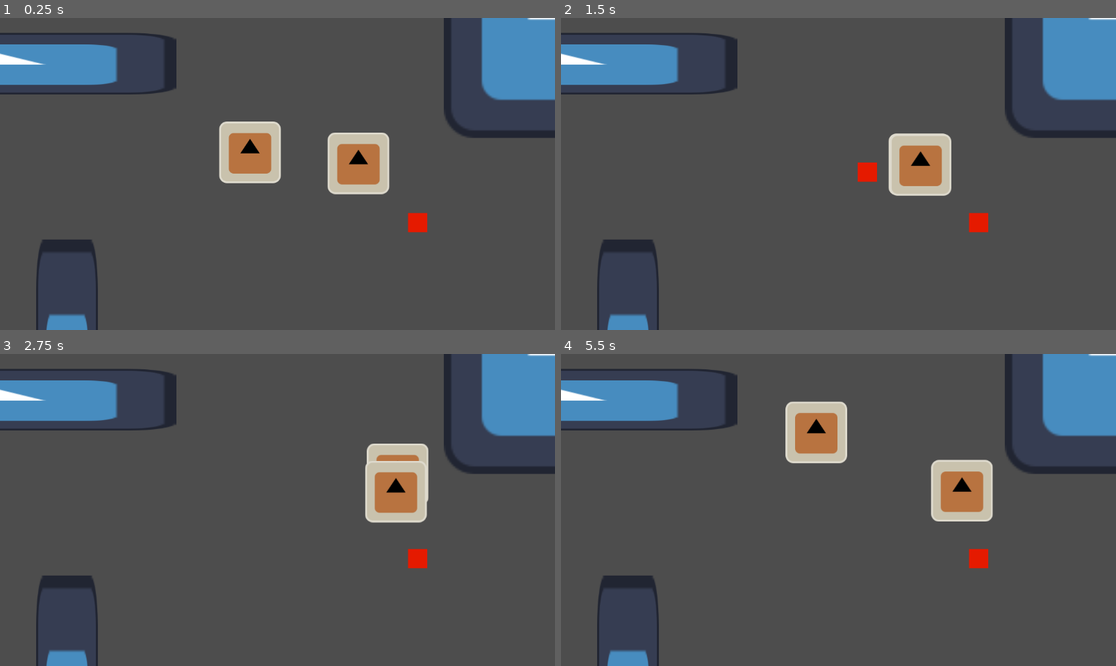
Above: before the commit, frames 1-4 (two rows, left to right).
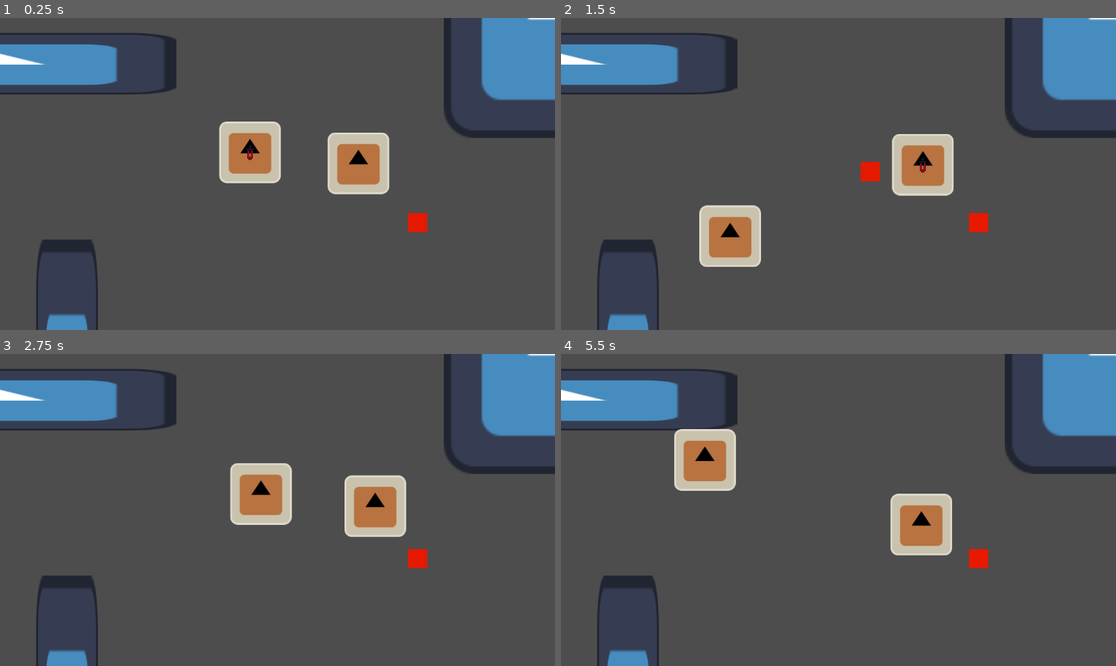
Above: after the commit, the same moments.

Repository: haihala/Weapon-s-choice
Game: Godot game, scene res://levels/playground.tscn
Two runs of this game, one before a commit and one after it. Both use one fixed random seed, a clock stepped at 60 frames per second and the inputs below. The engine's default icon, where the game draws it, is replaced by a stand-in: a white triangle on a blue panel in a dark square.
Inputs (mouse positions are in pixels of both pictures, inside the frame that each line leads up to):
- Up to frame 1 (0.25 s): no input
- Up to frame 2 (1.5 s): move the mouse to (960, 158) at 0.52 s; hold D (move_right) 0.53-1.28 s; tap Space (possess, bound only after the commit) at 0.6 s; move the mouse to (727, 189) at 1.27 s; hold S (move_down) from 1.28 s (still down); click (727, 189) at 1.35 s
- Up to frame 3 (2.75 s): tap Space (possess, bound only after the commit) at 1.55, 2.1 s; move the mouse to (333, 441) at 2.02 s; release S (move_down) at 2.03 s; hold D (move_right) from 2.03 s (still down)
- Up to frame 4 (5.5 s): move the mouse to (810, 572) at 2.77 s; release D (move_right) at 2.78 s; hold W (move_up) 2.78-3.53 s; tap Space (possess, bound only after the commit) at 2.85, 3.8, 4.35, 5.1 s; move the mouse to (1005, 556) at 3.52 s; hold A (move_left) 3.53-5.03 s; click (1005, 556) at 3.6 s; move the mouse to (672, 463) at 4.27 s; move the mouse to (866, 510) at 5.02 s; hold S (move_down) from 5.03 s (still down)

The runs differ from the first frame. In frame 1, less than 0.1% of the frame differs, in the area x 44-46%, y 40-46%; in frame 2, 2.8%; in frame 3, 5.8%; in frame 4, 8.4%, in the area x 20-78%, y 15-65%.

Commit message:
Possession

Diff:
--- a/godot-project/creatures/creature.gd
+++ b/godot-project/creatures/creature.gd
@@ -61,6 +61,15 @@
 	if can_act():
 		activate_state(strike_state)
 
+func sword_toss() -> void:
+	unpossess()
+
+	var sword = load("res://player/projectile_sword/projectile_sword.tscn").instantiate()
+	sword.rotation = facing_direction.angle()
+	sword.position = position + facing_direction * 50
+	sword.previous_host = self
+	get_parent().add_child(sword)
+
 func take_damage(amount: int, impact_point: Vector2) -> void:
 	health -= amount
 	hit_knockback = (position - impact_point).normalized() * 500 * amount
@@ -74,9 +83,11 @@
 func possess() -> void:
 	controller = PlayerController
 	controller.bind(self)
+	player_controlled = true
 
 func unpossess() -> void:
 	controller = ai
+	player_controlled = false
 
 func activate_state(incoming: State) -> void:
 	if active_state:
--- a/godot-project/creatures/mook/mook.tscn
+++ b/godot-project/creatures/mook/mook.tscn
@@ -26,7 +26,7 @@
 radius = 63.0079
 
 [node name="Mook" type="CharacterBody2D" node_paths=PackedStringArray("idle_state", "walk_state", "strike_state")]
-collision_layer = 2
+collision_layer = 6
 script = ExtResource("1_sy2ko")
 ai_controller = ExtResource("2_km0d1")
 idle_state = NodePath("StateContainer/Idle")
--- a/godot-project/levels/playground.tscn
+++ b/godot-project/levels/playground.tscn
@@ -1,8 +1,9 @@
-[gd_scene load_steps=4 format=3 uid="uid://ge8vlgyrkbb0"]
+[gd_scene load_steps=5 format=3 uid="uid://ge8vlgyrkbb0"]
 
 [ext_resource type="PackedScene" uid="uid://bsqowk7lfn81c" path="res://levels/objects/obstacle.tscn" id="1_e18v3"]
 [ext_resource type="PackedScene" uid="uid://dry3qmnw5ic2x" path="res://creatures/mook/mook.tscn" id="2_bvy2x"]
 [ext_resource type="PackedScene" uid="uid://birs2ju00x7xq" path="res://levels/objects/fire.tscn" id="3_uwgwj"]
+[ext_resource type="PackedScene" uid="uid://bgcnky6v55gnt" path="res://player/possession_indicator/possession_indicator.tscn" id="4_o2a13"]
 
 [node name="Playground" type="Node2D"]
 
@@ -33,3 +34,5 @@
 
 [node name="Fire" parent="." instance=ExtResource("3_uwgwj")]
 position = Vector2(291, 101)
+
+[node name="PossessionIndicator" parent="." instance=ExtResource("4_o2a13")]
--- a/godot-project/player/player_controller.gd
+++ b/godot-project/player/player_controller.gd
@@ -10,6 +10,8 @@
 
 	if Input.is_action_just_pressed("strike"):
 		creature.strike()
+	elif Input.is_action_just_pressed("possess"):
+		creature.sword_toss()
 
 # Player input gets special treatment, usually controllers can't read input this way
 func _input(event: InputEvent) -> void:
--- /dev/null
+++ b/godot-project/player/possession_indicator/possession_indicator.gd
@@ -0,0 +1,13 @@
+extends Node2D
+
+func _process(delta: float) -> void:
+	for child in get_parent().get_children():
+		if child is Creature and child.player_controlled:
+			position = child.position
+			visible = true
+			return
+
+	# None of the creatures are player controlled
+	# Sword throw in progress
+	# Hide indicator
+	visible = false
--- /dev/null
+++ b/godot-project/player/possession_indicator/possession_indicator.tscn
@@ -0,0 +1,11 @@
+[gd_scene load_steps=3 format=3 uid="uid://bgcnky6v55gnt"]
+
+[ext_resource type="Texture2D" uid="uid://h2whgbb8d1lb" path="res://player/sword.png" id="1_5tuo0"]
+[ext_resource type="Script" path="res://player/possession_indicator/possession_indicator.gd" id="1_nxc7c"]
+
+[node name="PossessionIndicator" type="Node2D"]
+script = ExtResource("1_nxc7c")
+
+[node name="Sword" type="Sprite2D" parent="."]
+texture_filter = 1
+texture = ExtResource("1_5tuo0")
--- /dev/null
+++ b/godot-project/player/projectile_sword/projectile_sword.gd
@@ -0,0 +1,12 @@
+extends StaticBody2D
+
+var previous_host: Creature
+
+func _physics_process(delta: float) -> void:
+	move_and_collide(10 * Vector2.from_angle(rotation))
+
+func on_collision(body: Node) -> void:
+	# Layers should be setup in a way where only possessable things can collide
+	if body != previous_host:
+		body.possess()
+		queue_free()
--- /dev/null
+++ b/godot-project/player/projectile_sword/projectile_sword.tscn
@@ -0,0 +1,36 @@
+[gd_scene load_steps=5 format=3 uid="uid://davyakxngkgr"]
+
+[ext_resource type="Script" path="res://player/projectile_sword/projectile_sword.gd" id="1_w5orl"]
+[ext_resource type="Texture2D" uid="uid://h2whgbb8d1lb" path="res://player/sword.png" id="2_jvvmb"]
+
+[sub_resource type="CapsuleShape2D" id="CapsuleShape2D_q7b4l"]
+radius = 11.0
+height = 64.0
+
+[sub_resource type="CapsuleShape2D" id="CapsuleShape2D_spdoc"]
+radius = 28.0
+height = 96.0
+
+[node name="Sword" type="StaticBody2D"]
+collision_layer = 0
+script = ExtResource("1_w5orl")
+
+[node name="Sword" type="Sprite2D" parent="."]
+texture_filter = 1
+rotation = -1.5708
+scale = Vector2(3, 3)
+texture = ExtResource("2_jvvmb")
+
+[node name="CollisionShape3D" type="CollisionShape2D" parent="."]
+rotation = -1.5708
+shape = SubResource("CapsuleShape2D_q7b4l")
+
+[node name="Area2D" type="Area2D" parent="."]
+collision_layer = 0
+collision_mask = 4
+
+[node name="CollisionShape3D2" type="CollisionShape2D" parent="Area2D"]
+rotation = -1.5708
+shape = SubResource("CapsuleShape2D_spdoc")
+
+[connection signal="body_entered" from="Area2D" to="." method="on_collision"]
--- a/godot-project/project.godot
+++ b/godot-project/project.godot
@@ -10,7 +10,7 @@
 
 [application]
 
-config/name="Godot-project"
+config/name="weapon-s-choice"
 run/main_scene="res://levels/playground.tscn"
 config/features=PackedStringArray("4.3", "Forward Plus")
 config/icon="res://icon.svg"
@@ -71,8 +71,15 @@
 , Object(InputEventJoypadMotion,"resource_local_to_scene":false,"resource_name":"","device":-1,"axis":5,"axis_value":1.0,"script":null)
 ]
 }
+possess={
+"deadzone": 0.5,
+"events": [Object(InputEventKey,"resource_local_to_scene":false,"resource_name":"","device":-1,"window_id":0,"alt_pressed":false,"shift_pressed":false,"ctrl_pressed":false,"meta_pressed":false,"pressed":false,"keycode":0,"physical_keycode":32,"key_label":0,"unicode":32,"location":0,"echo":false,"script":null)
+, Object(InputEventJoypadButton,"resource_local_to_scene":false,"resource_name":"","device":-1,"button_index":0,"pressure":0.0,"pressed":true,"script":null)
+]
+}
 
 [layer_names]
 
 2d_physics/layer_1="Physics"
 2d_physics/layer_2="Hitboxes"
+2d_physics/layer_3="Possession"
Binary file added: godot-project/player/sword.png
Not shown, added: godot-project/player/sword.png.import
